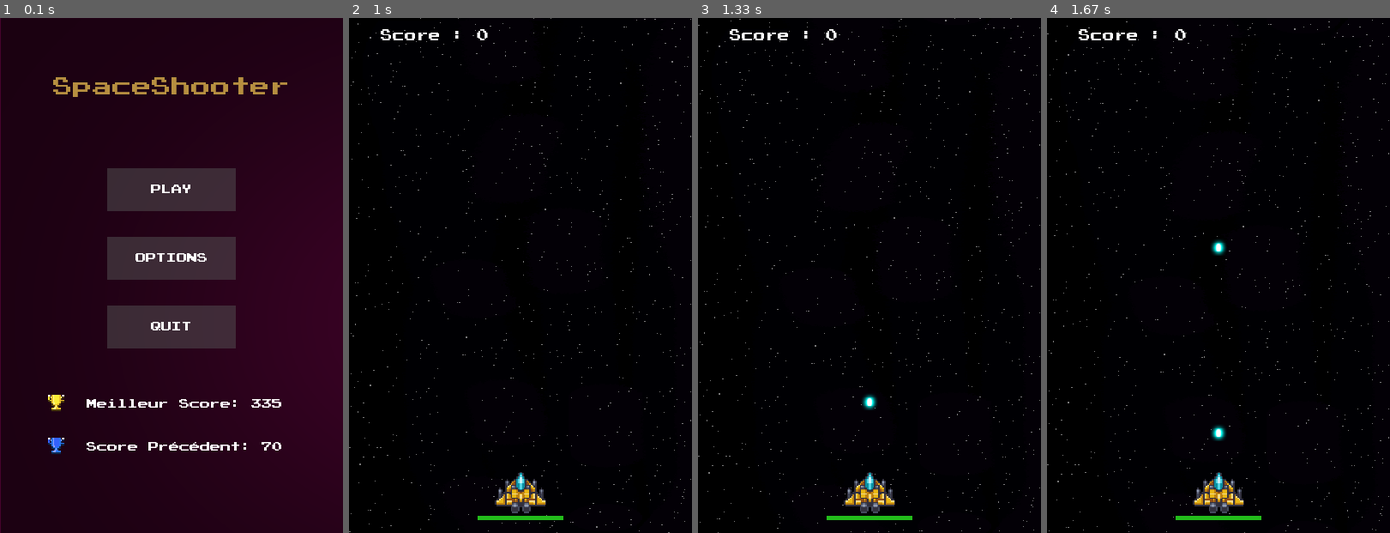
Above: before the commit, frames 1-4 (left to right).
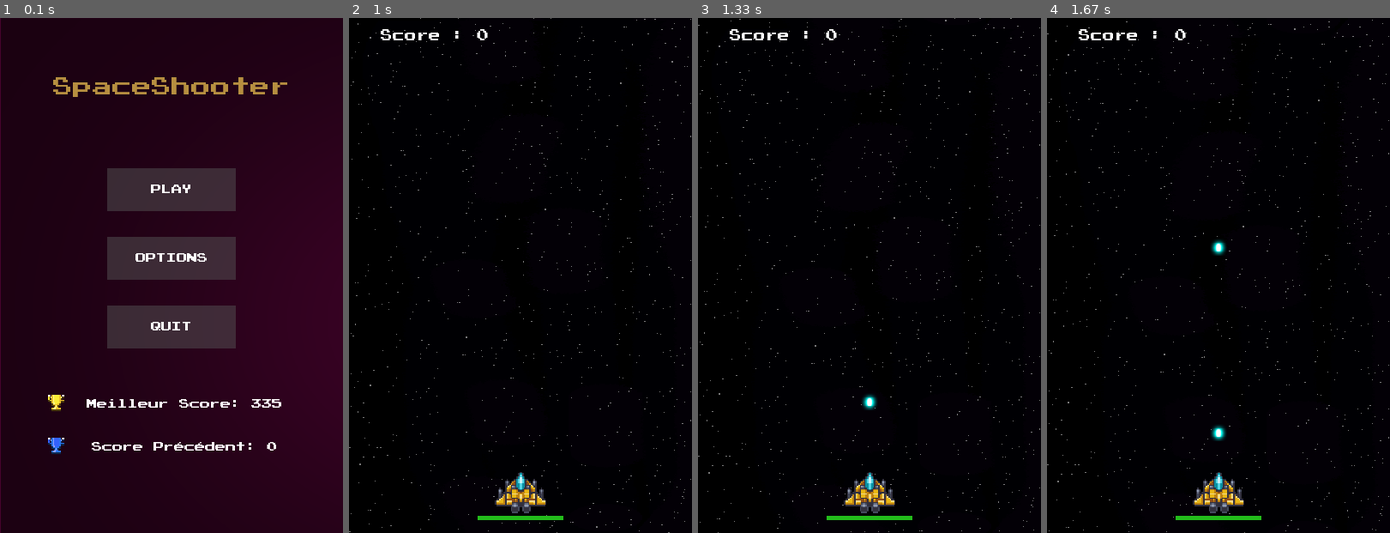
Above: after the commit, the same moments.

Repository: Fabien-crypto/SpaceShooter
Game: pygame game, started from main.py
Two runs of this game, one before a commit and one after it. Both use one fixed random seed, a clock stepped at 60 frames per second and the inputs below.
Inputs:
- Up to frame 1 (0.1 s): no input
- Up to frame 2 (1 s): click "PLAY" at 0.88 s
- Up to frame 3 (1.33 s): tap Space at 1.17 s
- Up to frame 4 (1.67 s): tap Space at 1.57 s

The runs differ from the first frame. In frame 1, 0.4% of the frame differs, in the area x 25-82%, y 82-84%; in frame 2, nothing differs; in frame 3, nothing differs; in frame 4, nothing differs.

Commit message:
correction bug iCCP + Simplification Code

Diff:
--- a/main.py
+++ b/main.py
@@ -1,4 +1,3 @@
-import time
 import pygame
 from pygame import mixer
 from game import Game
@@ -7,9 +6,31 @@
 
 
 
-
+# Initialisation du jeu
 pygame.init()
 pygame.font.init()
+
+#Définition de la police d'écriture #
+
+def get_font(size): # Returns Press-Start-2P in the desired size
+    return pygame.font.Font("assets/menu/font.ttf", size)
+
+
+#Musique de fond
+mixer.init()
+mixer.music.load('sounds/01_Title Screen.mp3')
+volume = 0.5
+mixer.music.set_volume(volume)
+mixer.music.play()
+
+
+#Icone jeu#
+a = pygame.image.load('assets/vaisseaux/player/ship 01/nomove.png')
+image1 = pygame.image.load("assets/menu/Play Rect.png")
+image1 = pygame.transform.scale(image1,(150,50))
+pygame.display.set_icon(a)
+
+screen = pygame.display.set_mode((400, 600))
 
 
 def saveread(score):
@@ -32,19 +53,6 @@
         fichier.write(bestscore+"\n"+str(score))
         fichier.close()
 
-
-
-#Icone jeu#
-a = pygame.image.load('assets/vaisseaux/player/ship 01/nomove.png')
-image1 = pygame.image.load("assets/menu/Play Rect.png")
-image1 = pygame.transform.scale(image1,(150,50))
-pygame.display.set_icon(a)
-
-screen = pygame.display.set_mode((400, 600))
-
-#Définition de la police d'écriture #
-def get_font(size): # Returns Press-Start-2P in the desired size
-    return pygame.font.Font("assets/menu/font.ttf", size)
 
 def options(menu):
     global volume
--- a/scores.txt
+++ b/scores.txt
@@ -1,2 +1,2 @@
 335
-70
+0
Binary file changed: assets/icon/best_score.png
Binary file changed: assets/icon/coin.png
Binary file changed: assets/icon/life.png
Binary file changed: assets/icon/prec_score.png
Binary file changed: assets/menu/Background.png
Binary file changed: assets/menu/Play Rect.png
